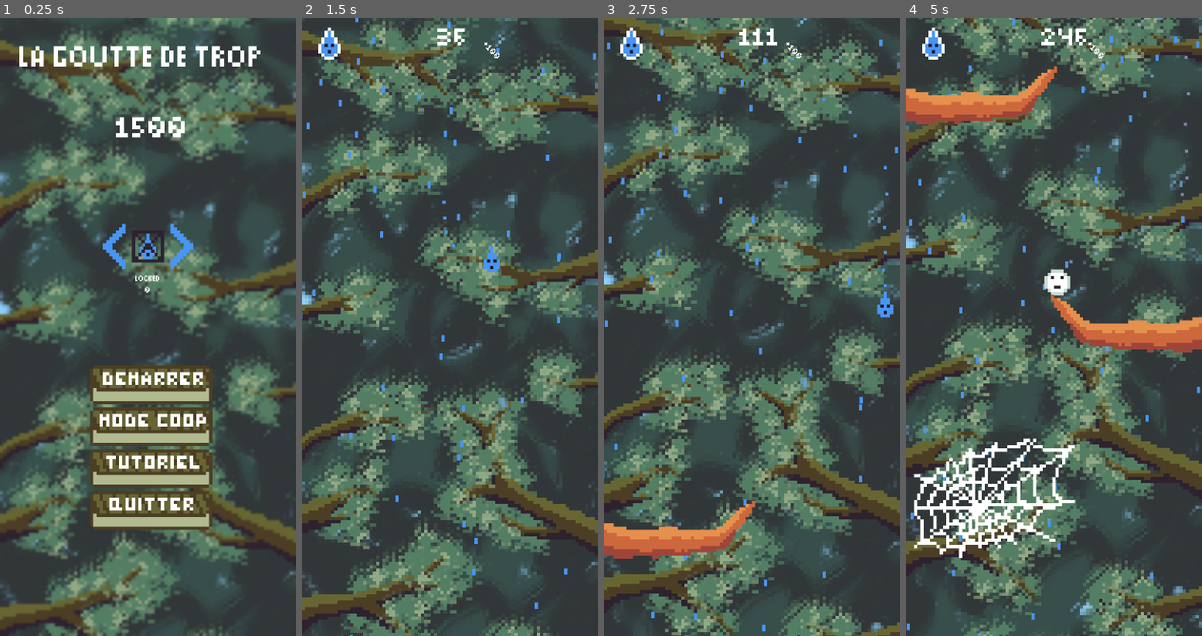
Above: before the commit, frames 1-4 (left to right).
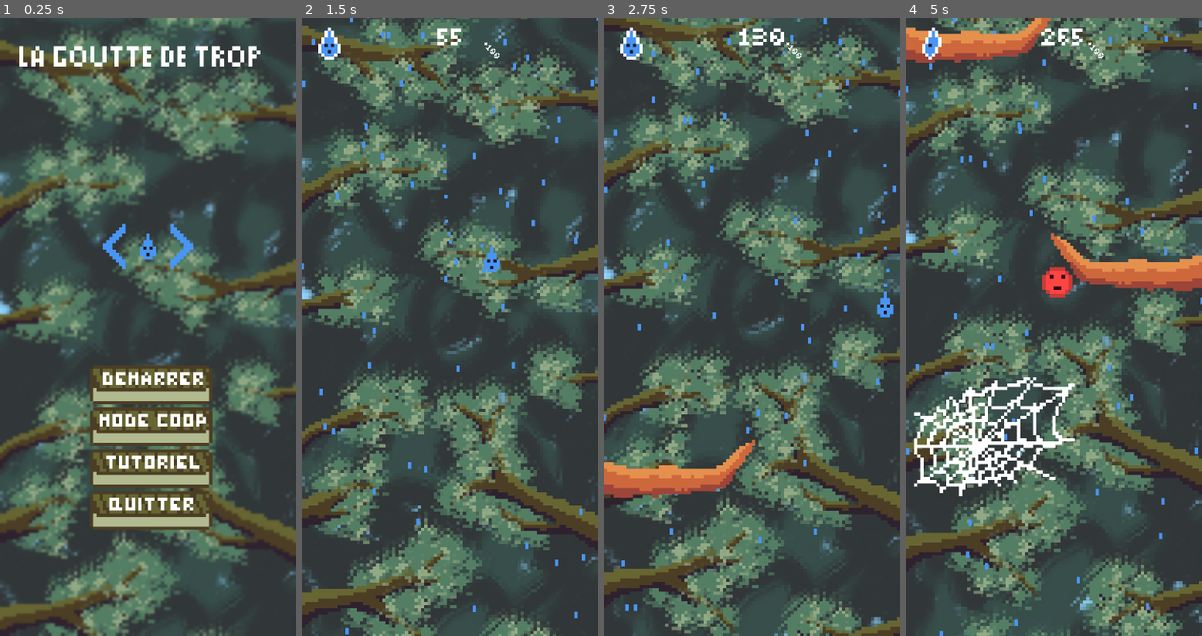
Above: after the commit, the same moments.

Repository: BrokHoly/gamejam_goutte
Game: Godot game, scene res://menu/menu.tscn
The game is run twice, just before and just after one commit, with the same random seed, the same clock (stepped at 60 frames per second) and the same inputs.
Inputs (mouse positions are in pixels of both pictures, inside the frame that each line leads up to):
- Up to frame 1 (0.25 s): no input
- Up to frame 2 (1.5 s): click (452, 382) at 0.5 s; hold D (move_right) from 1.28 s (still down); tap Down (move_downP2) at 1.35 s
- Up to frame 3 (2.75 s): release D (move_right) at 2.03 s; hold S (move_down) from 2.03 s (still down); tap Left (move_leftP2) at 2.1 s
- Up to frame 4 (5 s): release S (move_down) at 2.78 s; hold D (move_right) 2.78-3.53 s; tap Right (move_rightP2) at 2.85 s; hold W (move_up) 3.53-4.28 s; tap Up (move_upP2) at 3.6 s; hold A (move_left) from 4.28 s (still down); tap Q (toggle_ice) at 4.35 s

The runs differ from the first frame. In frame 1, 0.8% of the frame differs, in the area x 39-63%, y 16-45%; in frame 2, 31%; in frame 3, 34%; in frame 4, 40%, in the area x 0-100%, y 0-100%.

Commit message:
Bug Fixes + end game menu for coop games

Diff:
--- a/game_manager.gd
+++ b/game_manager.gd
@@ -2,13 +2,18 @@
 
 var number_of_player : int = 1
 var coop : bool = false
+var playerThatDiedFirst : P = P.PLAYER1
+
+enum P {PLAYER1, PLAYER2}
+var player1_color : Color = Color("4995f3")#blue
+var player2_color : Color = Color("e83b3b")#red
 
 
 
 signal health_changed(amount: int)
 signal health_changedP2(amount: int)
-signal health_depleted()
-signal health_depletedP2()
+signal health_depleted(player : P)
+signal health_depletedP2(player : P)
 signal highest_score_changed()
 
 signal score_boost_visual(amount : int)
@@ -46,13 +51,13 @@
 func health_changedyipi(amount :int)->void:
 	health += amount
 	if(health == 0):
-		health_depleted.emit()
+		health_depleted.emit(P.PLAYER1)
 
 func health_changedP2Yipiiii(amount :int)->void:
 	if(coop):
 		healthP2 += amount
 		if(healthP2 == 0):
-			health_depleted.emit()
+			health_depletedP2.emit(P.PLAYER2)
 
 
 
@@ -65,7 +70,7 @@
 	audio_player.play()
 
 
-func reset_values() ->void:
+func reset_values(player : P) ->void:
 	if(not coop):
 		health = 3
 		healthP2 = 3
@@ -76,17 +81,16 @@
 			highest_score = score
 			highest_score_changed.emit()
 
-		score = 0
+
 	else:
+		playerThatDiedFirst = player
 		health = 3
 		healthP2 = 3
 		start_score = false
-		score = 0
-		scoreP2 = 0
 		number_of_player = 1
 		coop = false
 
-	get_tree().change_scene_to_file("res://menu/menu.tscn")
+	get_tree().change_scene_to_file("res://menu/end_menu_coop.tscn")
 
 func save_highest_score(score : int) -> void:
 	var save_file: FileAccess = FileAccess.open("user://savegame.save", FileAccess.WRITE)
--- /dev/null
+++ b/menu/end_menu_coop.tscn
@@ -0,0 +1,152 @@
+[gd_scene format=3 uid="uid://defpxsslifcrs"]
+
+[ext_resource type="Script" uid="uid://vxt5jdbwrvqr" path="res://menu/menu_manager.gd" id="1_urp4x"]
+[ext_resource type="Texture2D" uid="uid://douqq14xebfhb" path="res://Assets/Sprites/Background/fond.png" id="2_p511s"]
+[ext_resource type="Shader" uid="uid://cx6fvkp7milq1" path="res://menu/menu.gdshader" id="3_artvd"]
+[ext_resource type="Texture2D" uid="uid://d0o8rkvoiu0v0" path="res://Assets/UI/BoutonsMainMenu/demarrerButton-export1.png" id="6_blxkg"]
+[ext_resource type="Texture2D" uid="uid://bmv4av30fkuug" path="res://Assets/UI/BoutonsMainMenu/QuitterButton-export1.png" id="6_i2eeb"]
+[ext_resource type="Texture2D" uid="uid://t8twq1r1n2c1" path="res://Assets/UI/BoutonsMainMenu/QuitterButton-export2.png" id="7_2kjj1"]
+[ext_resource type="Texture2D" uid="uid://cqa7lcbddl5fm" path="res://Assets/UI/BoutonsMainMenu/demarrerButton-export2.png" id="7_6fsip"]
+[ext_resource type="Script" uid="uid://ck5id0nrt4mw0" path="res://menu/score_player.gd" id="9_2kjj1"]
+[ext_resource type="Theme" uid="uid://3wq2jg2uqmn6" path="res://Assets/Theme/UITheme.tres" id="10_bqnd3"]
+[ext_resource type="AudioStream" uid="uid://cp6yhfy4uo38s" path="res://Assets/Audio/UI_base.mp3" id="15_r3oc1"]
+
+[sub_resource type="ShaderMaterial" id="ShaderMaterial_bc54p"]
+shader = ExtResource("3_artvd")
+shader_parameter/blur_amount = 1.4730000699675
+
+[sub_resource type="PlaceholderTexture2D" id="PlaceholderTexture2D_6fswf"]
+
+[node name="Menu" type="Node2D" unique_id=134614102]
+script = ExtResource("1_urp4x")
+
+[node name="TextureRect2" type="TextureRect" parent="." unique_id=1386440413]
+texture_filter = 1
+offset_right = 92.0
+offset_bottom = 256.0
+texture = ExtResource("2_p511s")
+
+[node name="Blur" type="TextureRect" parent="." unique_id=558716781]
+material = SubResource("ShaderMaterial_bc54p")
+offset_right = 92.0
+offset_bottom = 256.0
+texture = SubResource("PlaceholderTexture2D_6fswf")
+
+[node name="Buttons" type="Node2D" parent="." unique_id=240147485]
+position = Vector2(0, -45)
+
+[node name="Démarrer" type="TextureButton" parent="Buttons" unique_id=902107087]
+offset_left = 28.0
+offset_top = 178.0
+offset_right = 66.0
+offset_bottom = 190.0
+texture_normal = ExtResource("6_blxkg")
+texture_hover = ExtResource("7_6fsip")
+
+[node name="Quitter" type="TextureButton" parent="Buttons" unique_id=866491725]
+offset_left = 28.0
+offset_top = 192.0
+offset_right = 66.0
+offset_bottom = 204.0
+texture_normal = ExtResource("6_i2eeb")
+texture_hover = ExtResource("7_2kjj1")
+
+[node name="Final scores" type="Node2D" parent="." unique_id=2076429949]
+position = Vector2(6, 4.9999995)
+scale = Vector2(0.63, 0.63)
+script = ExtResource("9_2kjj1")
+
+[node name="HighestScore" type="Label" parent="Final scores" unique_id=73123633 groups=["Player1"]]
+texture_filter = 1
+offset_left = 6.349205
+offset_top = 55.555557
+offset_right = 61.349205
+offset_bottom = 79.55556
+scale = Vector2(0.63, 0.63)
+theme = ExtResource("10_bqnd3")
+theme_override_colors/font_color = Color(0.28627452, 0.58431375, 0.9529412, 1)
+text = "Player 1"
+
+[node name="HighestScore3" type="Label" parent="Final scores" unique_id=220829915 groups=["Player1"]]
+texture_filter = 1
+anchors_preset = 15
+anchor_right = 1.0
+anchor_bottom = 1.0
+offset_left = 5.8095207
+offset_top = 68.77779
+offset_right = 41.80952
+offset_bottom = 86.77779
+grow_horizontal = 2
+grow_vertical = 2
+scale = Vector2(0.63, 0.63)
+theme = ExtResource("10_bqnd3")
+theme_override_colors/font_color = Color(0.28627452, 0.58431375, 0.9529412, 1)
+text = "1500"
+
+[node name="HighestScore2" type="Label" parent="Final scores" unique_id=336781797 groups=["Player2"]]
+texture_filter = 1
+anchors_preset = 15
+anchor_right = 1.0
+anchor_bottom = 1.0
+offset_left = 74.60317
+offset_top = 57.142853
+offset_right = 131.60318
+offset_bottom = 96.14285
+grow_horizontal = 2
+grow_vertical = 2
+scale = Vector2(0.63, 0.63)
+theme = ExtResource("10_bqnd3")
+theme_override_colors/font_color = Color(0.9098039, 0.23137255, 0.23137255, 1)
+text = "Player 2
+"
+
+[node name="HighestScore4" type="Label" parent="Final scores" unique_id=833349731 groups=["Player2"]]
+texture_filter = 1
+anchors_preset = 15
+anchor_right = 1.0
+anchor_bottom = 1.0
+offset_left = 74.60319
+offset_top = 69.84126
+offset_right = 110.60319
+offset_bottom = 87.84126
+grow_horizontal = 2
+grow_vertical = 2
+scale = Vector2(0.63, 0.63)
+theme = ExtResource("10_bqnd3")
+theme_override_colors/font_color = Color(0.9098039, 0.23137255, 0.23137255, 1)
+text = "1500"
+
+[node name="HighestScore5" type="Label" parent="Final scores" unique_id=2144525508]
+texture_filter = 1
+anchors_preset = 15
+anchor_right = 1.0
+anchor_bottom = 1.0
+offset_left = 4.7619095
+offset_top = 109.52381
+offset_right = 51.76191
+offset_bottom = 127.52381
+grow_horizontal = 2
+grow_vertical = 2
+scale = Vector2(1.42, 1.42)
+theme = ExtResource("10_bqnd3")
+theme_override_colors/font_color = Color(0.28627452, 0.58431375, 0.9529412, 1)
+text = "Player "
+
+[node name="Title" type="Label" parent="." unique_id=1882164434]
+texture_filter = 1
+offset_left = 6.0
+offset_top = 4.9999995
+offset_right = 131.0
+offset_bottom = 29.0
+scale = Vector2(0.63, 0.63)
+theme = ExtResource("10_bqnd3")
+text = "La goutte de trop"
+
+[node name="Camera2D" type="Camera2D" parent="." unique_id=1267309387]
+anchor_mode = 0
+
+[node name="AudioStreamPlayer2D" type="AudioStreamPlayer2D" parent="." unique_id=1825216623]
+stream = ExtResource("15_r3oc1")
+
+[connection signal="pressed" from="Buttons/Démarrer" to="." method="_on_démarrer_coop_end_menu_pressed"]
+[connection signal="pressed" from="Buttons/Quitter" to="." method="_on_quitter_pressed"]
--- a/menu/menu.tscn
+++ b/menu/menu.tscn
@@ -11,10 +11,10 @@
 [ext_resource type="Texture2D" uid="uid://d0o8rkvoiu0v0" path="res://Assets/UI/BoutonsMainMenu/demarrerButton-export1.png" id="6_bpqio"]
 [ext_resource type="Texture2D" uid="uid://ce6i08tj1qj0f" path="res://Assets/UI/BoutonsMainMenu/CoopButton-export2.png" id="6_iesyu"]
 [ext_resource type="Texture2D" uid="uid://cqa7lcbddl5fm" path="res://Assets/UI/BoutonsMainMenu/demarrerButton-export2.png" id="7_o0hb3"]
-[ext_resource type="Texture2D" uid="uid://56wjc8eoy744" path="res://Assets/UI/BoutonsMainMenu/DemarrerButton-export1.png" id="8_f5xy8"]
+[ext_resource type="Texture2D" uid="uid://bmv4av30fkuug" path="res://Assets/UI/BoutonsMainMenu/QuitterButton-export1.png" id="8_bpqio"]
 [ext_resource type="Shader" uid="uid://cx6fvkp7milq1" path="res://menu/menu.gdshader" id="9_6fswf"]
 [ext_resource type="AudioStream" uid="uid://cp6yhfy4uo38s" path="res://Assets/Audio/UI_base.mp3" id="9_bc54p"]
-[ext_resource type="Texture2D" uid="uid://bsuapsrtyxely" path="res://Assets/UI/BoutonsMainMenu/DemarrerButton-export2.png" id="9_p0n8t"]
+[ext_resource type="Texture2D" uid="uid://t8twq1r1n2c1" path="res://Assets/UI/BoutonsMainMenu/QuitterButton-export2.png" id="9_o0hb3"]
 [ext_resource type="Texture2D" uid="uid://0feyknsqeja6" path="res://Assets/UI/BoutonsMainMenu/TutorielButton-export1.png" id="10_tmd6c"]
 [ext_resource type="Texture2D" uid="uid://d37jkeopkv5qj" path="res://Assets/UI/BoutonsMainMenu/TutorielButton-export2.png" id="11_h81yq"]
 
@@ -63,8 +63,8 @@
 offset_top = 192.0
 offset_right = 66.0
 offset_bottom = 204.0
-texture_normal = ExtResource("8_f5xy8")
-texture_hover = ExtResource("9_p0n8t")
+texture_normal = ExtResource("8_bpqio")
+texture_hover = ExtResource("9_o0hb3")
 
 [node name="tuto" type="TextureButton" parent="Buttons" unique_id=1973872558]
 offset_left = 28.0
@@ -92,7 +92,6 @@
 offset_bottom = 51.0
 scale = Vector2(0.63, 0.63)
 theme = ExtResource("1_j0t7f")
-text = "1500"
 
 [node name="SkinSelector" type="Node2D" parent="." unique_id=1062149578]
 position = Vector2(46, 71)
@@ -123,7 +122,7 @@
 grow_vertical = 2
 scale = Vector2(0.17, 0.17)
 theme = ExtResource("1_j0t7f")
-text = "locked
+text = "
 "
 horizontal_alignment = 1
 
--- a/menu/menu_manager.gd
+++ b/menu/menu_manager.gd
@@ -45,7 +45,15 @@
 
 
 func _on_démarrer_pressed() -> void:
+	var skin_s : SkinSelector = $SkinSelector
 	audioStream.play()
-	await get_tree().create_timer(0.3).timeout
-	GameManager.playerSkin = $SkinSelector/Skins/Sprite2D.texture
-	get_tree().change_scene_to_file("res://levels/level_0.tscn")
+	if(skin_s.skin_inventory[skin_s.selected].y == 1):
+		GameManager.playerSkin = $SkinSelector/Skins/Sprite2D.texture
+		get_tree().change_scene_to_file("res://levels/level_0.tscn")
+
+
+#TODO changer ca un jour bref oé
+func _on_démarrer_coop_end_menu_pressed() -> void:
+	#Just to be sure everything will be okay after
+	GameManager.reset_values(GameManager.P.PLAYER1)
+	get_tree().change_scene_to_file("res://menu/menu.tscn")
--- a/menu/numberOfPlayerSelect.tscn
+++ b/menu/numberOfPlayerSelect.tscn
@@ -5,7 +5,9 @@
 [ext_resource type="Shader" uid="uid://cx6fvkp7milq1" path="res://menu/menu.gdshader" id="2_c45eh"]
 [ext_resource type="Theme" uid="uid://3wq2jg2uqmn6" path="res://Assets/Theme/UITheme.tres" id="3_c45eh"]
 [ext_resource type="Texture2D" uid="uid://deekqwdkrkj2e" path="res://Assets/Sprites/MainCharacter/GoutteNoOutline.png" id="4_lbub1"]
+[ext_resource type="Texture2D" uid="uid://d0o8rkvoiu0v0" path="res://Assets/UI/BoutonsMainMenu/demarrerButton-export1.png" id="5_bu3p2"]
 [ext_resource type="Texture2D" uid="uid://cbdpdwh5oreu7" path="res://Assets/UI/player2r.png" id="5_mhc8g"]
+[ext_resource type="Texture2D" uid="uid://cqa7lcbddl5fm" path="res://Assets/UI/BoutonsMainMenu/demarrerButton-export2.png" id="6_j83wd"]
 [ext_resource type="Texture2D" uid="uid://dpe0pn0n1uqdi" path="res://Assets/UI/BoutonsNew/Qtouch-export1.png" id="6_ybbqk"]
 [ext_resource type="Texture2D" uid="uid://d2k6j7krj0vjj" path="res://Assets/UI/BoutonsNew/Qtouch-export2.png" id="7_kkpjd"]
 [ext_resource type="Texture2D" uid="uid://da85fx27lpi34" path="res://Assets/UI/BoutonsNew/Ztouch-export1.png" id="8_bil0d"]
@@ -44,14 +46,19 @@
 offset_bottom = 256.0
 texture = SubResource("PlaceholderTexture2D_lbub1")
 
-[node name="Demarrer" type="Button" parent="." unique_id=212591660]
-offset_left = 25.0
-offset_top = 147.00002
-offset_right = 99.0
-offset_bottom = 173.00002
-scale = Vector2(0.555, 0.555)
+[node name="Demarrer" type="TextureButton" parent="." unique_id=1872616671]
+anchors_preset = 15
+anchor_right = 1.0
+anchor_bottom = 1.0
+offset_left = 28.0
+offset_top = 141.0
+offset_right = 66.0
+offset_bottom = 153.0
+grow_horizontal = 2
+grow_vertical = 2
 theme = ExtResource("3_c45eh")
-text = "démarrer"
+texture_normal = ExtResource("5_bu3p2")
+texture_hover = ExtResource("6_j83wd")
 
 [node name="Camera2D" type="Camera2D" parent="." unique_id=1268477982]
 anchor_mode = 0
--- /dev/null
+++ b/menu/score_player.gd
@@ -0,0 +1,24 @@
+extends Node2D
+
+
+func _ready() -> void:
+
+
+	if(GameManager.playerThatDiedFirst == GameManager.P.PLAYER2):
+		$HighestScore4.text = str(int(GameManager.scoreP2 * 0.8))
+		$HighestScore3.text = str(GameManager.score)
+		if(GameManager.scoreP2 * 0.8 >GameManager.score):
+			$HighestScore5.add_theme_color_override("UITheme",GameManager.player2_color)
+			$HighestScore5.text = "PLAYER 2 WIN"
+		else:
+			$HighestScore5.add_theme_color_override("UITheme", GameManager.player1_color)
+			$HighestScore5.text = "PLAYER 1 WIN"
+	elif(GameManager.playerThatDiedFirst == GameManager.P.PLAYER1):
+		$HighestScore3.text = str(int(GameManager.score * 0.8))
+		$HighestScore4.text = str(GameManager.scoreP2)
+		if(GameManager.scoreP2 * 0.8 >GameManager.score):
+			$HighestScore5.add_theme_color_override("UITheme", GameManager.player2_color)
+			$HighestScore5.text = "PLAYER 2 WIN"
+		else:
+			$HighestScore5.add_theme_color_override("UITheme",GameManager.player1_color)
+			$HighestScore5.text = "PLAYER 1 WIN"
--- a/menu/skin_selector.gd
+++ b/menu/skin_selector.gd
@@ -1,3 +1,4 @@
+class_name SkinSelector
 extends Node2D
 
 
@@ -5,13 +6,13 @@
 var skin_list : Array[Resource] = []
 #Score , (index of skin, locked 0 or unlocked1)
 var skin_inventory : Dictionary[int,Vector2] = {
-	0:Vector2(0,0),
-	1:Vector2(2000,1),
-	2:Vector2(5000,1),
-	3:Vector2(10000,1),
-	4:Vector2(20000,1),
-	5:Vector2(50000,1),
-	6:Vector2(100000,1)
+	0:Vector2(0,1),
+	1:Vector2(2000,0),
+	2:Vector2(5000,0),
+	3:Vector2(10000,0),
+	4:Vector2(20000,0),
+	5:Vector2(50000,0),
+	6:Vector2(100000,0)
 }
 
 var selected : int = 0
@@ -32,6 +33,7 @@
 func new_highest_score() -> void:
 	var score = GameManager.highest_score
 	for i in skin_inventory:
+		if(i == 0): return #That to always keep unlocked the first skin
 		if(score > skin_inventory[i].x):
 			skin_inventory[i] = Vector2(skin_inventory[i].x , 1)
 		else:
Binary file added: Assets/UI/BoutonsMainMenu/QuitterButton-export1.png
Not shown, added: Assets/UI/BoutonsMainMenu/QuitterButton-export1.png.import
Binary file added: Assets/UI/BoutonsMainMenu/QuitterButton-export2.png
Not shown, added: Assets/UI/BoutonsMainMenu/QuitterButton-export2.png.import
Not shown, changed: export_presets.cfg
Not shown, added: menu/score_player.gd.uid
Not shown, changed: Exports/GameJam_Goutte.pck
